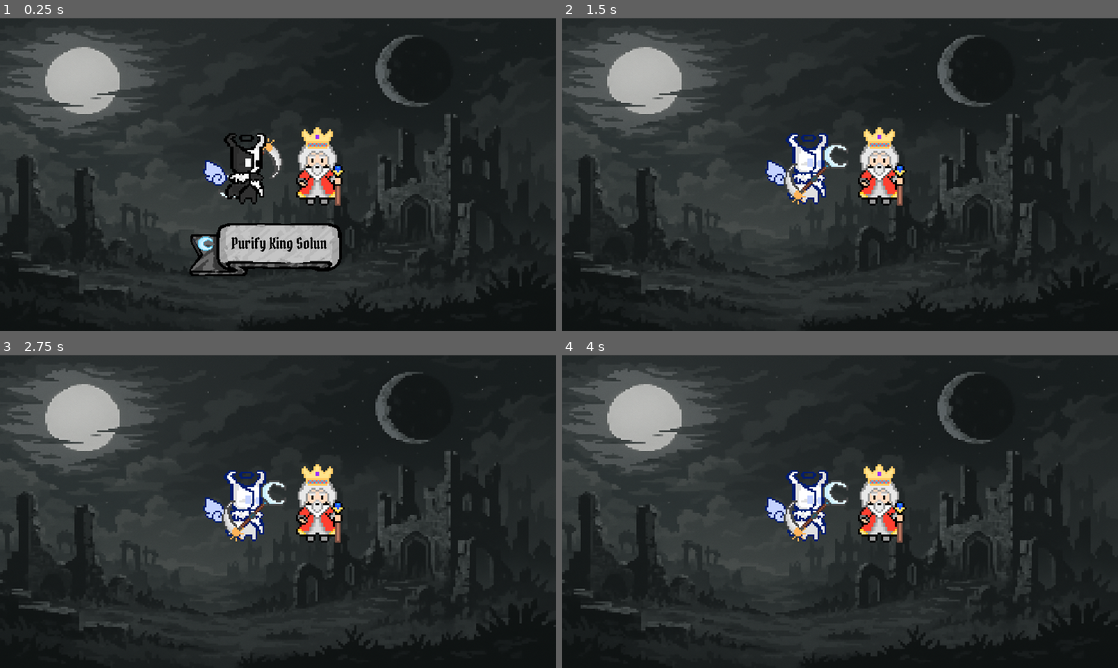
Above: before the commit, frames 1-4 (two rows, left to right).
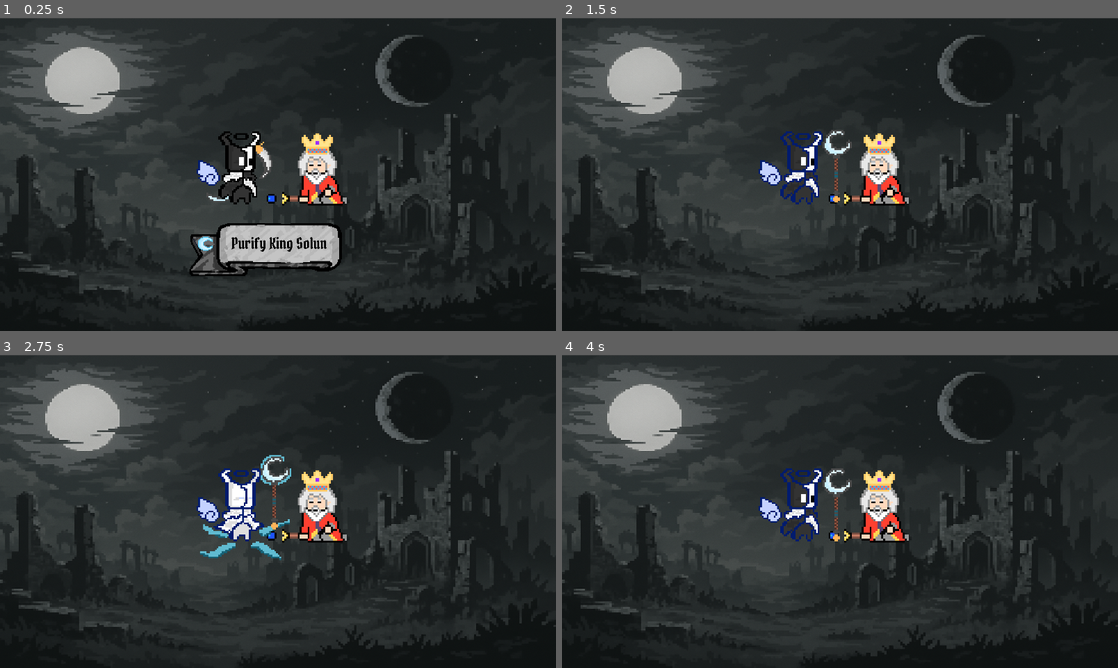
Above: after the commit, the same moments.

Repository: knandakumar25/the-broken-kingdom
Game: Godot game, scene res://scenes/end_screen.tscn
Same seed, same stepped clock (60 frames per second), same inputs: the game is played once before the commit and once after it. This scene is started directly instead of the project's main scene.
Inputs (mouse positions are in pixels of both pictures, inside the frame that each line leads up to):
- Up to frame 1 (0.25 s): no input
- Up to frame 2 (1.5 s): click (840, 249) at 0.5 s; tap Enter (ui_accept) at 1.25 s; hold Right (ui_right) from 1.28 s (still down); hold C (purify) from 1.28 s (still down); tap X (attack) at 1.35 s
- Up to frame 3 (2.75 s): tap Enter (ui_accept) at 1.52, 2.27 s; release Right (ui_right) at 2.03 s; release C (purify) at 2.03 s; hold Down (ui_down) from 2.03 s (still down); tap C (purify) at 2.1 s; tap X (attack) at 2.3 s
- Up to frame 4 (4 s): release Down (ui_down) at 2.78 s; hold Right (ui_right) 2.78-3.53 s; hold C (purify) 2.78-3.53 s; tap Tab (advance_dialogue) at 2.85 s; hold Up (ui_up) from 3.53 s (still down); tap X (attack) at 3.6 s; tap Enter (ui_accept) at 3.77 s

The runs differ from the first frame. In frame 1, 3.0% of the frame differs, in the area x 35-63%, y 34-60%; in frame 2, 3.4%; in frame 3, 3.9%, in the area x 35-63%, y 31-66%; in frame 4, 3.4%.

Commit message:
Fixed end screen purify animation

Diff:
--- a/scenes/end_screen.gd
+++ b/scenes/end_screen.gd
@@ -8,6 +8,7 @@
 @onready var judgeSprite = $Judge
 @onready var the_end_label = $TheEndLabel
 @onready var endButtonText = $TheEnd
+@onready var kingSprite = $King
 
 func _ready():
 	the_end_label.visible = false
@@ -17,6 +18,7 @@
 	labelSun.visible = false
 	labelMoon.visible = false
 	endButtonText.visible = false
+	kingSprite.visible = true
 
 	if Global.score >= 70:
 		buttonSun.visible = true
@@ -52,6 +54,7 @@
 		judgeSprite.flip_h = true
 
 	await judgeSprite.animation_finished
+	kingSprite.visible = false
 	the_end_label.visible = true
 	buttonEnd.visible = true
 	endButtonText.visible = true
--- a/scenes/end_screen.tscn
+++ b/scenes/end_screen.tscn
@@ -1,31 +1,54 @@
-[gd_scene load_steps=41 format=3 uid="uid://mc8snj03j2dj"]
+[gd_scene load_steps=63 format=3 uid="uid://mc8snj03j2dj"]
 
 [ext_resource type="Script" uid="uid://botvd3tpupgk8" path="res://scenes/end_screen.gd" id="1_016ls"]
 [ext_resource type="Texture2D" uid="uid://baptbms0cm7b7" path="res://assets/images/MenuBG.png" id="1_plosh"]
-[ext_resource type="Texture2D" uid="uid://ci5gvg3f6lkjy" path="res://assets/images/king.PNG" id="2_4j4el"]
+[ext_resource type="Texture2D" uid="uid://bd1kukxlmjb3o" path="res://assets/images/King_Defeated.png" id="3_016ls"]
 [ext_resource type="Texture2D" uid="uid://c47u204vjee7j" path="res://assets/animations/Destroy.PNG" id="3_vvs2i"]
 [ext_resource type="Theme" uid="uid://buavv42pvp0c8" path="res://MenuTheme.tres" id="3_wke0n"]
 [ext_resource type="Texture2D" uid="uid://chm4iyb16ergx" path="res://assets/images/Updated Right 1.PNG" id="4_016ls"]
 [ext_resource type="Texture2D" uid="uid://b7pabffki3hvs" path="res://assets/images/TextBanner.png" id="4_um0j2"]
-[ext_resource type="Texture2D" uid="uid://c7dj1sryph2y0" path="res://assets/animations/Purify Anim.PNG" id="5_33qqg"]
 [ext_resource type="Texture2D" uid="uid://b8bj7t8ec1y10" path="res://assets/images/UI Base.png" id="5_fix67"]
+[ext_resource type="Texture2D" uid="uid://bf60823dfldgk" path="res://assets/images/purify-1.png" id="6_7r0nx"]
 [ext_resource type="Texture2D" uid="uid://crny85b21uk3s" path="res://assets/images/Updated Back 1.png" id="6_hxk3r"]
 [ext_resource type="Texture2D" uid="uid://bwk01gyd5bdde" path="res://assets/images/Moon Hovered.png" id="6_qyl73"]
 [ext_resource type="Texture2D" uid="uid://s4ndja2lalmp" path="res://assets/images/Moon Button.png" id="7_7ycdd"]
 [ext_resource type="Texture2D" uid="uid://cewwvhojmdbvw" path="res://assets/images/Updated Back 2.png" id="7_17b70"]
+[ext_resource type="Texture2D" uid="uid://cuc037xftnd10" path="res://assets/images/purify-2.png" id="7_eswy8"]
 [ext_resource type="Texture2D" uid="uid://dnsq5nyvuhtv7" path="res://assets/images/Updated Back 3.png" id="8_aosfm"]
+[ext_resource type="Texture2D" uid="uid://bvi8dup8k66fq" path="res://assets/images/purify-3.png" id="8_di8c4"]
+[ext_resource type="Texture2D" uid="uid://b81d822vt6n4y" path="res://assets/images/purify-4.png" id="9_33xba"]
 [ext_resource type="Texture2D" uid="uid://b4bgm8khygojv" path="res://assets/images/Updated Back 4.png" id="9_clebu"]
+[ext_resource type="Texture2D" uid="uid://bymngapwctdn5" path="res://assets/images/purify-5.png" id="10_tyv81"]
 [ext_resource type="Texture2D" uid="uid://gnrp8q0ix5ws" path="res://assets/images/Updated Front 1.PNG" id="10_yyvlx"]
 [ext_resource type="Texture2D" uid="uid://b0vhlx8q13dep" path="res://assets/images/Updated Front 2.PNG" id="11_2pnep"]
+[ext_resource type="Texture2D" uid="uid://ddjw68ydei1a6" path="res://assets/images/purify-6.png" id="11_7vl0j"]
 [ext_resource type="Texture2D" uid="uid://d0xh4m63xude6" path="res://assets/images/Updated Front 3.PNG" id="12_eer74"]
+[ext_resource type="Texture2D" uid="uid://drshuhnfoauer" path="res://assets/images/purify-7.png" id="12_s8fck"]
+[ext_resource type="Texture2D" uid="uid://d2bd6g16n4m36" path="res://assets/images/purify-8.png" id="13_4ixfr"]
 [ext_resource type="Texture2D" uid="uid://dgactbhhrd7px" path="res://assets/images/Updated Front 4.PNG" id="13_bh4bk"]
+[ext_resource type="Texture2D" uid="uid://diioj5hj0xfjb" path="res://assets/images/purify-9.png" id="14_i33yf"]
 [ext_resource type="Texture2D" uid="uid://desj18l2oqnbv" path="res://assets/images/Updated Left 1.PNG" id="14_y8dw3"]
+[ext_resource type="Texture2D" uid="uid://c1ociftwyfdac" path="res://assets/images/purify-10.png" id="15_4xukn"]
 [ext_resource type="Texture2D" uid="uid://c2wflye0ndpvf" path="res://assets/images/Updated Left 2.PNG" id="15_j3f4a"]
+[ext_resource type="Texture2D" uid="uid://dao44jueoacws" path="res://assets/images/purify-11.png" id="16_bamim"]
 [ext_resource type="Texture2D" uid="uid://csyevisvwtbyj" path="res://assets/images/Updated Left 3.PNG" id="16_bf2dx"]
+[ext_resource type="Texture2D" uid="uid://dm6xr21jnl4qm" path="res://assets/images/purify-12.png" id="17_1nfig"]
 [ext_resource type="Texture2D" uid="uid://cbx6oa8r44ns6" path="res://assets/images/Updated Left 4.PNG" id="17_2a1eq"]
+[ext_resource type="Texture2D" uid="uid://dc330r61savsq" path="res://assets/images/purify-13.png" id="18_2uhsc"]
 [ext_resource type="Texture2D" uid="uid://dxo1wx1gxrpgc" path="res://assets/images/Updated Right 2.PNG" id="18_f4i33"]
 [ext_resource type="Texture2D" uid="uid://dkt5bdsalxmrr" path="res://assets/images/Updated Right 3.PNG" id="19_oljci"]
+[ext_resource type="Texture2D" uid="uid://utasd3vauoc7" path="res://assets/images/purify-14.png" id="19_tuf6x"]
 [ext_resource type="Texture2D" uid="uid://b3cyvy6tegfgy" path="res://assets/images/Updated Right 4.PNG" id="20_hcerw"]
+[ext_resource type="Texture2D" uid="uid://wx2qjf5nu3h3" path="res://assets/images/purify-15.png" id="20_i4fop"]
+[ext_resource type="Texture2D" uid="uid://cy8p7c3vx3k83" path="res://assets/images/purify-16.png" id="21_ne5jt"]
+[ext_resource type="Texture2D" uid="uid://dk6uqm8bh6xm7" path="res://assets/images/purify-17.png" id="22_xt373"]
+[ext_resource type="Texture2D" uid="uid://cktvfj6um4jl2" path="res://assets/images/purify-19.png" id="23_a7mjb"]
+[ext_resource type="Texture2D" uid="uid://bblnuk0keex6s" path="res://assets/images/purify-20.png" id="24_vxgbv"]
+[ext_resource type="Texture2D" uid="uid://boy5qtv7upl6" path="res://assets/images/purify-21.png" id="25_6ufxu"]
+[ext_resource type="Texture2D" uid="uid://beq1u10g7aug7" path="res://assets/images/purify-22.png" id="26_m1ys2"]
+[ext_resource type="Texture2D" uid="uid://dyhcr3fpi8rfs" path="res://assets/images/purify-23.png" id="27_exc07"]
+[ext_resource type="Texture2D" uid="uid://di44kmk0t2dl3" path="res://assets/images/purify-24.png" id="28_s4tdq"]
+[ext_resource type="Texture2D" uid="uid://da8jffdnie1xx" path="res://assets/images/purify-25.png" id="29_cj1cm"]
 
 [sub_resource type="AtlasTexture" id="AtlasTexture_xen72"]
 atlas = ExtResource("3_vvs2i")
@@ -58,10 +81,6 @@
 [sub_resource type="AtlasTexture" id="AtlasTexture_hbx43"]
 atlas = ExtResource("3_vvs2i")
 region = Rect2(6720, 0, 960, 960)
-
-[sub_resource type="AtlasTexture" id="AtlasTexture_yio6r"]
-atlas = ExtResource("5_33qqg")
-region = Rect2(960, 0, 960, 960)
 
 [sub_resource type="SpriteFrames" id="SpriteFrames_hepnh"]
 animations = [{
@@ -103,8 +122,77 @@
 "speed": 5.0
 }, {
 "frames": [{
-"duration": 24.0,
-"texture": SubResource("AtlasTexture_yio6r")
+"duration": 1.0,
+"texture": ExtResource("6_7r0nx")
+}, {
+"duration": 1.0,
+"texture": ExtResource("7_eswy8")
+}, {
+"duration": 1.0,
+"texture": ExtResource("8_di8c4")
+}, {
+"duration": 1.0,
+"texture": ExtResource("9_33xba")
+}, {
+"duration": 1.0,
+"texture": ExtResource("10_tyv81")
+}, {
+"duration": 1.0,
+"texture": ExtResource("11_7vl0j")
+}, {
+"duration": 1.0,
+"texture": ExtResource("12_s8fck")
+}, {
+"duration": 1.0,
+"texture": ExtResource("13_4ixfr")
+}, {
+"duration": 1.0,
+"texture": ExtResource("14_i33yf")
+}, {
+"duration": 1.0,
+"texture": ExtResource("15_4xukn")
+}, {
+"duration": 1.0,
+"texture": ExtResource("16_bamim")
+}, {
+"duration": 1.0,
+"texture": ExtResource("17_1nfig")
+}, {
+"duration": 1.0,
+"texture": ExtResource("18_2uhsc")
+}, {
+"duration": 1.0,
+"texture": ExtResource("19_tuf6x")
+}, {
+"duration": 1.0,
+"texture": ExtResource("20_i4fop")
+}, {
+"duration": 1.0,
+"texture": ExtResource("21_ne5jt")
+}, {
+"duration": 1.0,
+"texture": ExtResource("22_xt373")
+}, {
+"duration": 1.0,
+"texture": ExtResource("23_a7mjb")
+}, {
+"duration": 1.0,
+"texture": ExtResource("24_vxgbv")
+}, {
+"duration": 1.0,
+"texture": ExtResource("25_6ufxu")
+}, {
+"duration": 1.0,
+"texture": ExtResource("26_m1ys2")
+}, {
+"duration": 1.0,
+"texture": ExtResource("27_exc07")
+}, {
+"duration": 1.0,
+"texture": ExtResource("28_s4tdq")
+}, {
+"duration": 1.0,
+"texture": ExtResource("29_cj1cm")
 }],
 "loop": false,
 "name": &"purify",
@@ -208,12 +296,16 @@
 [node name="King" type="Sprite2D" parent="."]
 position = Vector2(1096, 512)
 scale = Vector2(0.45, 0.45)
-texture = ExtResource("2_4j4el")
+texture = ExtResource("3_016ls")
+flip_h = true
 
 [node name="Judge" type="AnimatedSprite2D" parent="."]
 position = Vector2(848, 520)
 scale = Vector2(0.39, 0.39)
 sprite_frames = SubResource("SpriteFrames_hepnh")
+animation = &"purify"
+frame = 23
+frame_progress = 1.0
 
 [node name="TheEndLabel" type="Label" parent="."]
 layout_mode = 0
--- a/scenes/library.tscn
+++ b/scenes/library.tscn
@@ -5,10 +5,10 @@
 [ext_resource type="Texture2D" uid="uid://clkfeq5puy6s4" path="res://assets/Buildings/Library.png" id="3_n61aj"]
 
 [sub_resource type="RectangleShape2D" id="RectangleShape2D_1n6qe"]
-size = Vector2(355, 185)
+size = Vector2(340, 167)
 
 [sub_resource type="RectangleShape2D" id="RectangleShape2D_n61aj"]
-size = Vector2(355, 184)
+size = Vector2(328, 158)
 
 [sub_resource type="RectangleShape2D" id="RectangleShape2D_igipr"]
 size = Vector2(329, 123)
@@ -26,7 +26,7 @@
 texture = ExtResource("1_0cqvf")
 
 [node name="CollisionShape2D" type="CollisionShape2D" parent="."]
-position = Vector2(0.5, 59.5)
+position = Vector2(8, 50.5)
 shape = SubResource("RectangleShape2D_1n6qe")
 
 [node name="Label" type="Label" parent="."]
@@ -53,7 +53,7 @@
 text = "Destroy"
 
 [node name="CollisionShape2D2" type="CollisionShape2D" parent="."]
-position = Vector2(0.5, 59)
+position = Vector2(4, 46)
 shape = SubResource("RectangleShape2D_n61aj")
 
 [node name="StaticBody2D" type="StaticBody2D" parent="."]
Not shown, changed: export_presets.cfg
